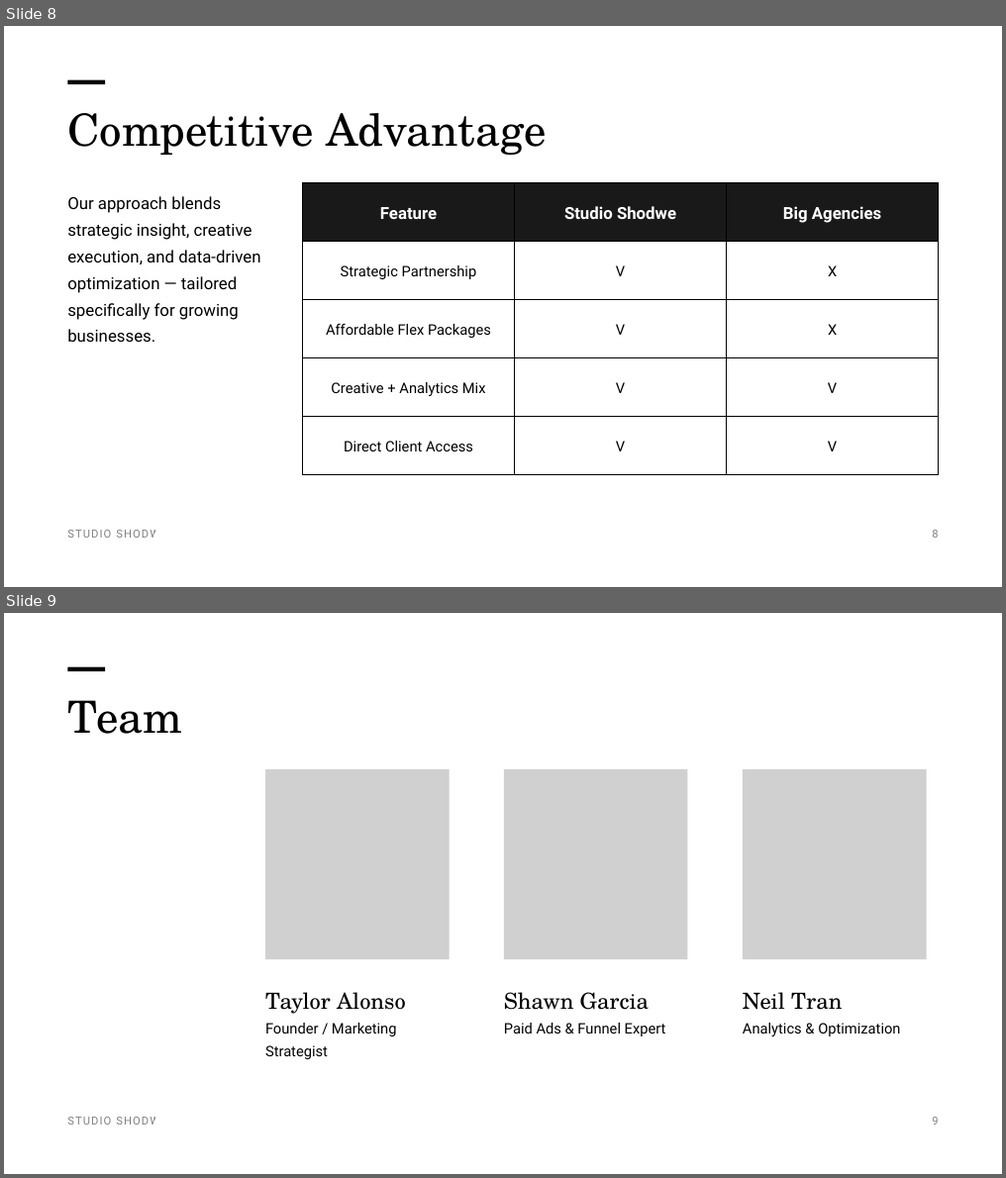
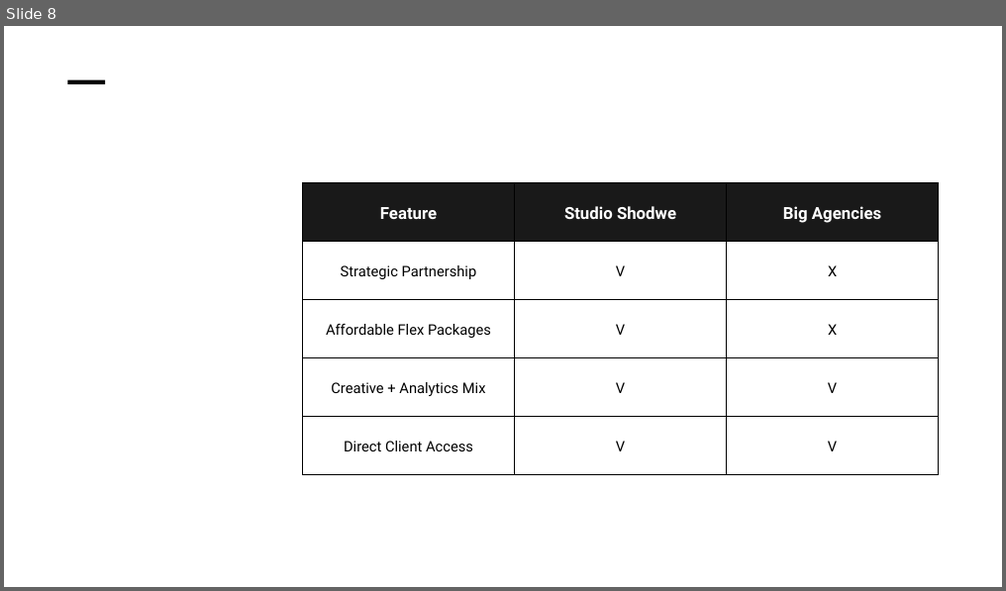
Before and after one commit to SharveshRamchandani/aieduthon, a slide deck: ai/src/ppt dataset/Black and White Simple Minimalist Pitch Deck Marketing Presentation.pptx. Shown one above the other, each under a label of ours: slides 8 and 9 before the commit, slide 8 after it. The pictures are 1006x1178 and 1006x591 pixels, drawn with LibreOffice and Linux fonts; fonts in the diff are those of the drawing; grey boxes stand for pictures; background and template pictures are left out. Boxes give left, top, right and bottom in pixels: in the first picture for what was removed or moved away, otherwise in the second. Text is boxed around its words. In the diff, an @@ line names an element or a change of style, - is before the commit and + after.

```diff
--- a/ai/src/ppt dataset/Black and White Simple Minimalist Pitch Deck Marketing Presentation.pptx
+++ b/ai/src/ppt dataset/Black and White Simple Minimalist Pitch Deck Marketing Presentation.pptx
@@ slide 9 removed at bbox=[4, 613, 1002, 1174], background picture (left out) @@
@@ line removed from (68, 668) to (105, 668) @@
@@ text removed at bbox=[67, 700, 182, 734] @@
-Team
@@ picture removed at bbox=[265, 769, 450, 959] @@
@@ picture removed at bbox=[504, 769, 687, 959] @@
@@ picture removed at bbox=[743, 769, 926, 959] @@
@@ text removed at bbox=[265, 992, 406, 1014] @@
-Taylor Alonso
@@ text removed at bbox=[504, 992, 648, 1010] @@
-Shawn Garcia
@@ text removed at bbox=[743, 992, 842, 1010] @@
-Neil Tran
@@ text removed at bbox=[265, 1023, 397, 1059] @@
-Founder / Marketing Strategist
@@ text removed at bbox=[504, 1023, 666, 1037] @@
-Paid Ads & Funnel Expert
@@ text removed at bbox=[743, 1023, 900, 1037] @@
-Analytics & Optimization
@@ text removed at bbox=[67, 1117, 166, 1125] @@
-STUDIO SHODWE
@@ text removed at bbox=[932, 1117, 938, 1125] @@
-9
@@ slide 8 changed as well @@
@@ text removed at bbox=[67, 113, 547, 155] @@
-Competitive Advantage
@@ text removed at bbox=[67, 196, 260, 342] @@
-Our approach blends strategic insight, creative execution, and data-driven optimization — tailored specifically for growing businesses.
@@ text removed at bbox=[67, 530, 166, 538] @@
-STUDIO SHODWE
@@ text removed at bbox=[932, 530, 938, 538] @@
-8
```
Also in this commit, not shown: 11 slides added, 10 other slides removed, 37 other files.
